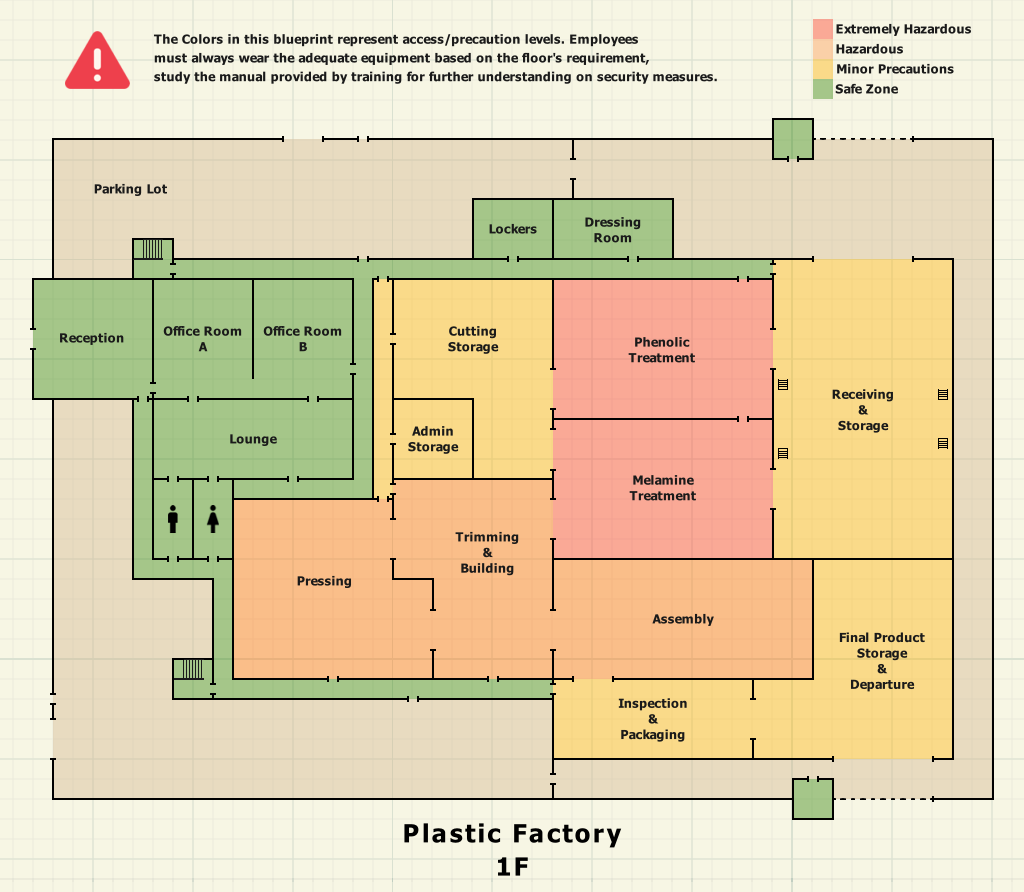
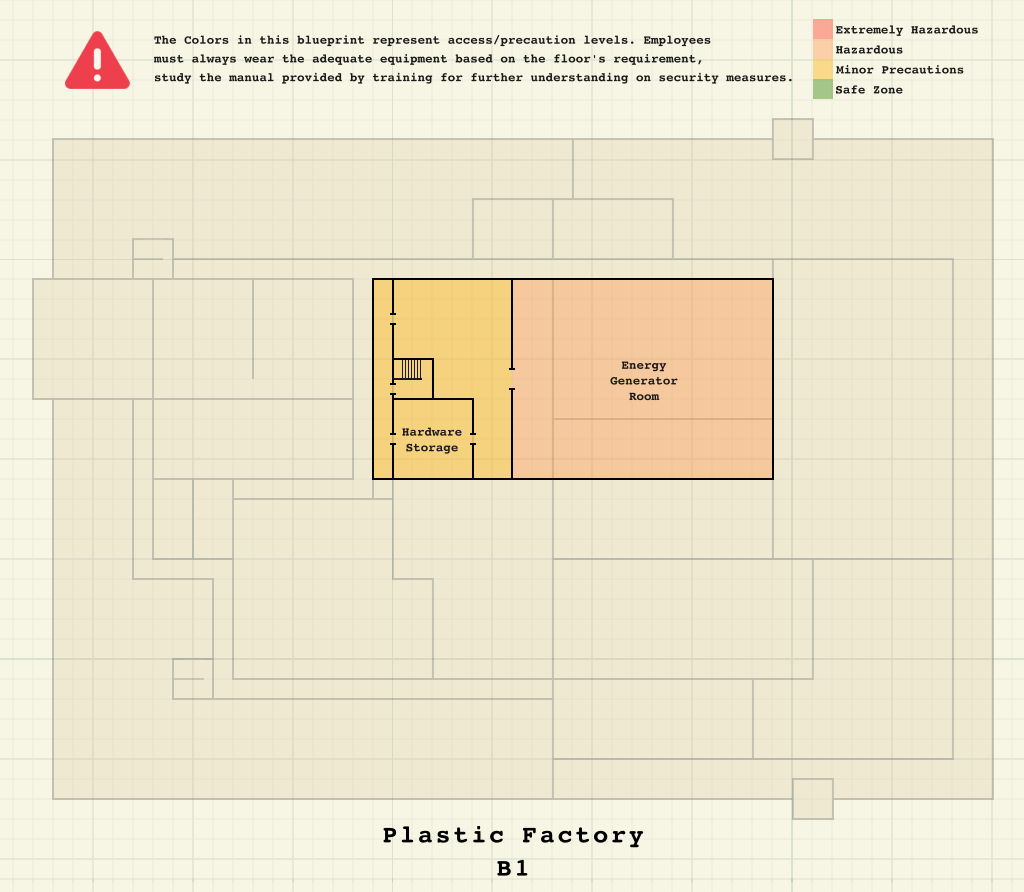
Comparing the layer stacks of the two 1024 × 892 images. Changes:
painted on "higher structure Merged" (1st of 2, in "Group 3") over box(30, 23, 994, 832)
renamed "Paint Layer 1 Merged" to "higher structure Merged", painted on it over box(30, 23, 994, 829)
renamed "Background Merged" to "lower structure", opacity 100% → 20%, moved it below "higher structure Merged", painted on it over box(30, 23, 994, 876)
